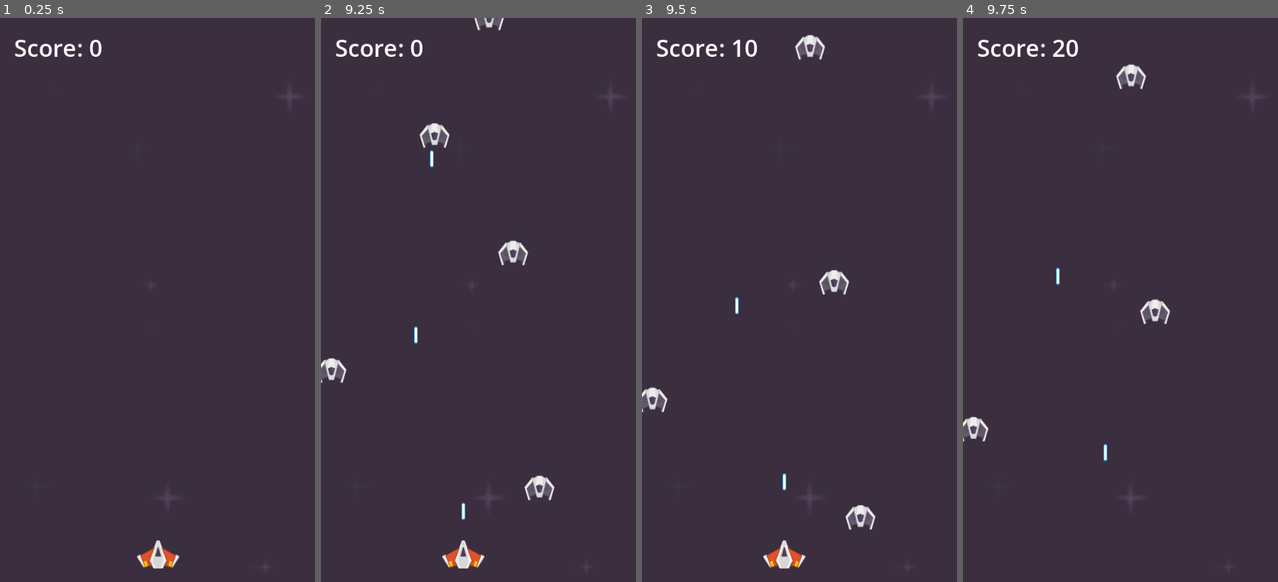
Above: before the commit, frames 1-4 (left to right).
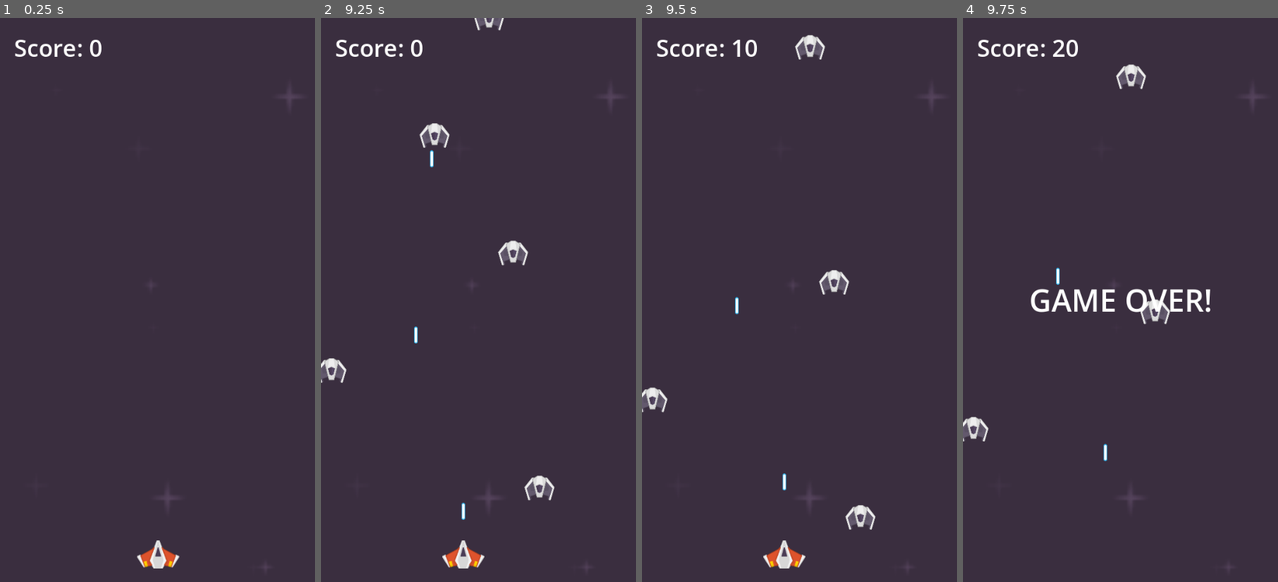
Above: after the commit, the same moments.

Repository: Doomn00b/Kewb
Game: Godot game, scene res://Test.tscn
Two runs of this game, one before a commit and one after it. Both use one fixed random seed, a clock stepped at 60 frames per second and the inputs below.
Inputs (mouse positions are in pixels of both pictures, inside the frame that each line leads up to):
- Up to frame 1 (0.25 s): no input
- Up to frame 2 (9.25 s): tap Enter (ui_accept) at 0.5, 0.6, 0.77, 1.07, 1.52, 1.55, 1.82, 2.1, 3.02, 3.05, 3.32, 3.6, 3.77, 4.07, 4.52, 4.55, 4.82, 5.1, 6.02, 6.05, 6.32, 6.6, 6.77, 7.07, 7.52, 7.55, 7.82, 8.1, 9.02, 9.05 s; move the mouse to (547, 271) at 0.52 s; move the mouse to (415, 328) at 1.27 s; click (415, 328) at 1.35 s; move the mouse to (510, 175) at 2.02 s; move the mouse to (462, 412) at 2.77 s; click (462, 412) at 2.85 s; move the mouse to (573, 384) at 3.52 s; move the mouse to (384, 215) at 4.27 s; click (384, 215) at 4.35 s; move the mouse to (494, 300) at 5.02 s; move the mouse to (431, 159) at 5.77 s; click (431, 159) at 5.85 s; move the mouse to (547, 271) at 6.52 s; move the mouse to (415, 328) at 7.27 s; click (415, 328) at 7.35 s; move the mouse to (510, 175) at 8.02 s; move the mouse to (462, 412) at 8.77 s; click (462, 412) at 8.85 s
- Up to frame 3 (9.5 s): tap Enter (ui_accept) at 9.32 s
- Up to frame 4 (9.75 s): move the mouse to (1215, 384) at 9.52 s; tap Enter (ui_accept) at 9.6 s

Frames 1-3 are identical in both runs. In frame 4, 1.0% of the frame differs, in the area x 21-79%, y 47-53%.

Commit message:
Tutemic: did game-over state and resetting of score and labels/popups for that.

Diff:
--- a/Test.tscn
+++ b/Test.tscn
@@ -7,12 +7,16 @@
 [ext_resource type="PackedScene" uid="uid://x6vcvfrs6qj1" path="res://enemy.tscn" id="5_aq4fw"]
 [ext_resource type="Script" uid="uid://csryygu8ef6y5" path="res://enemy_spawner.gd" id="6_ivycn"]
 [ext_resource type="Script" uid="uid://cwhaln7th3c22" path="res://score_label.gd" id="7_q1uvj"]
+[ext_resource type="Script" uid="uid://igjovyck8yfv" path="res://game_over_label.gd" id="8_qs82m"]
 
 [sub_resource type="CircleShape2D" id="CircleShape2D_q1uvj"]
 radius = 12.019538
 
 [sub_resource type="LabelSettings" id="LabelSettings_ivycn"]
 font_size = 40
+
+[sub_resource type="LabelSettings" id="LabelSettings_q1uvj"]
+font_size = 52
 
 [node name="Main" type="Node2D"]
 
@@ -56,5 +60,15 @@
 label_settings = SubResource("LabelSettings_ivycn")
 script = ExtResource("7_q1uvj")
 
+[node name="GameOverLabel" type="Label" parent="."]
+visible = false
+offset_right = 539.0
+offset_bottom = 961.0
+text = "GAME OVER!"
+label_settings = SubResource("LabelSettings_q1uvj")
+horizontal_alignment = 1
+vertical_alignment = 1
+script = ExtResource("8_qs82m")
+
 [connection signal="area_entered" from="Player" to="Player" method="_on_area_entered"]
 [connection signal="timeout" from="EnemySpawner/Timer" to="EnemySpawner" method="spawn_enemy_ship"]
--- /dev/null
+++ b/game_over_label.gd
@@ -0,0 +1,9 @@
+extends Label
+
+# Called every frame. 'delta' is the elapsed time since the previous frame.
+func _process(delta: float) -> void:
+	if GameState.is_game_over == true: #If the game is over (player died), then...
+		self.visible = true #...make the GameOverLabel (popup) visible.
+
+	elif GameState.is_game_over and Input.is_action_just_pressed("ui_accept"):
+		self.visible = false
--- a/game_state.gd
+++ b/game_state.gd
@@ -2,3 +2,17 @@
 #This is our Singleton that remembers our score and other things, in-between scenes.
 
 var score: int = 0 #We have a variable for score, which of course starts at zero.
+var is_game_over = false #Boolean that controls if the game is over or not.
+
+# Called every frame. 'delta' is the elapsed time since the previous frame.
+func _process(delta: float) -> void:
+	if Input.is_action_just_pressed("ui_accept") and GameState.is_game_over:
+		print("enter has been pressed")
+		#Reload the scene.
+		get_tree().reload_current_scene() #We get the whole tree, everything in every scene.
+		#And then we reload the current scene, aka level.
+		reset_values() #And reset the values too.
+
+func reset_values(): #Because you died...
+	score = 0
+	is_game_over = false
--- a/laser.gd
+++ b/laser.gd
@@ -13,5 +13,5 @@
 func _on_area_entered(_enemyArea: Area2D) -> void:
 	print("Something connected with Laser!") # Message to make sure the laser-collision happens.
 	#If it hit an enemy.
-	if _enemyArea.is_in_group("enemyGroup"):
+	if _enemyArea.is_in_group("enemyGroup"): #If the object is tagged with _enemyArea and is a part of the tag-group enemyGroup, then...
 		self.queue_free() #We remove the laser from memory, we destroy it.
--- a/player.gd
+++ b/player.gd
@@ -16,6 +16,8 @@
 		new_laser.position = self.position #We make the laser-children spawn at the player-ship.
 
 
-func _on_area_entered(_enemyArea: Area2D) -> void:
+func _on_area_entered(_enemyArea: Area2D) -> void: #If something tagged _enemyArea enters the plater-ships collider, then..
 	if _enemyArea.is_in_group("enemyGroup"):
-		self.queue_free()
+		self.queue_free() #...destroy the Player by removing from memory.
+
+		GameState.is_game_over = true
--- a/score_label.gd
+++ b/score_label.gd
@@ -1,7 +1,5 @@
 extends Label
 
 func _process(_delta: float) -> void:
-	#var my_integer: int = 10
-	#my_integer = "hellO!"
 
 	self.text = "Score: " + str(GameState.score)
Not shown: 1 places in Test.tscn that only renumber resources
Not shown, added: game_over_label.gd.uid
